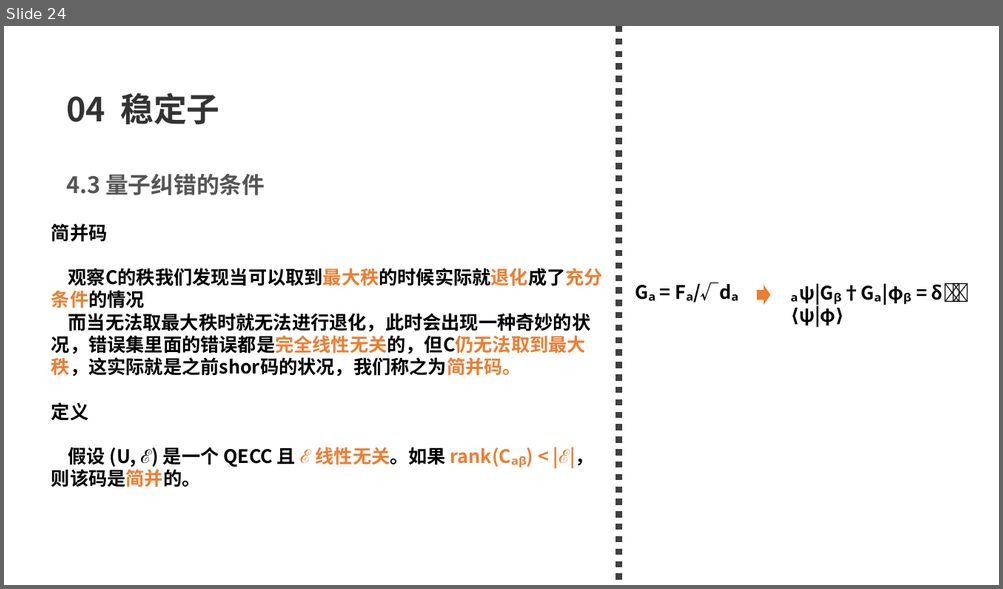
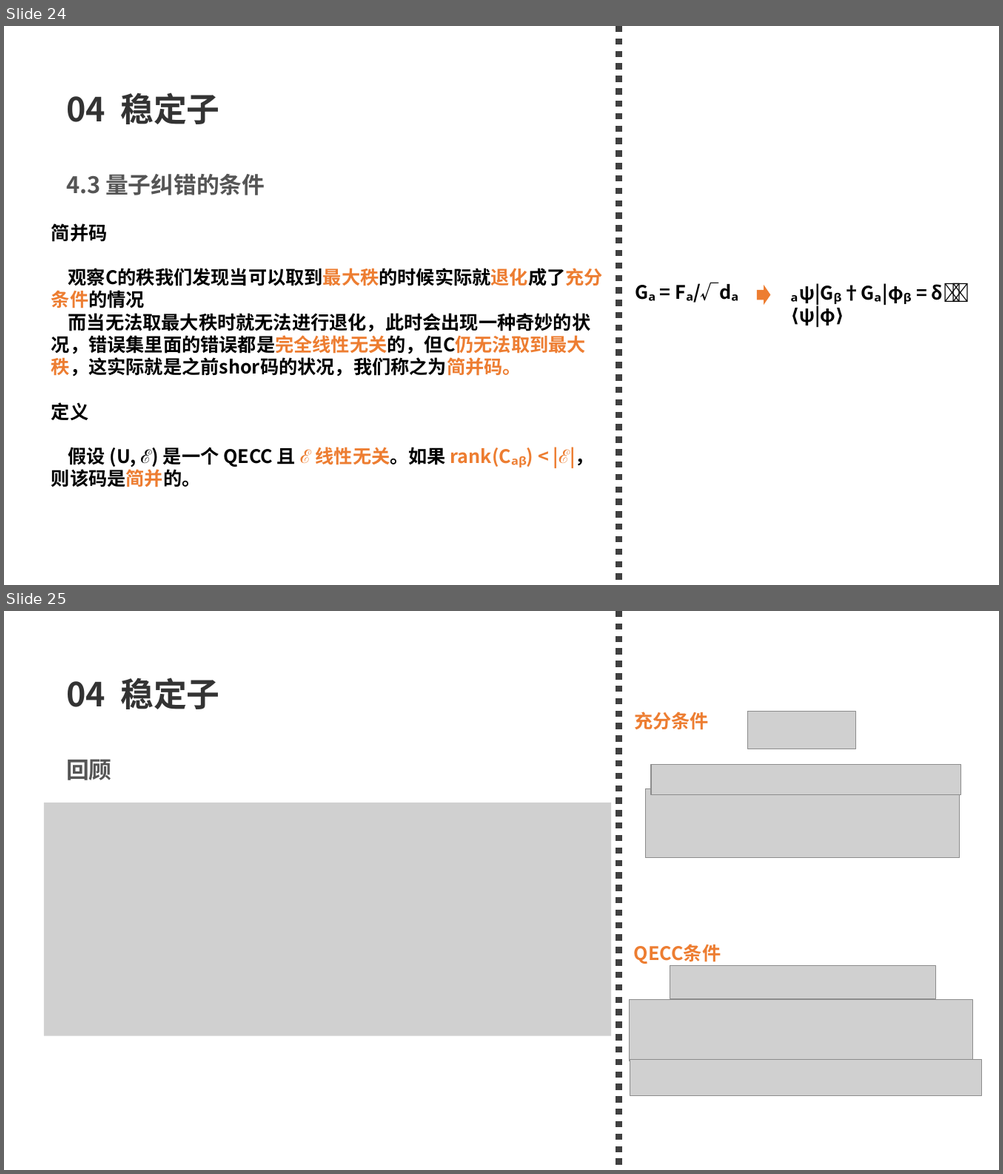
Before and after one commit to 77-223255/LM_QEC, a slide deck: what_i_learn/2026_量子纠错导论.pptx. Shown one above the other, each under a label of ours: slide 24 before the commit, slides 24 and 25 after it. The pictures are 1003x589 and 1003x1174 pixels, drawn with LibreOffice and Linux fonts; fonts in the diff are those of the drawing; grey boxes stand for pictures. Boxes give left, top, right and bottom in pixels: in the first picture for what was removed or moved away, otherwise in the second. Text is boxed around its words. In the diff, an @@ line names an element or a change of style, - is before the commit and + after.

```diff
--- a/what_i_learn/2026_量子纠错导论.pptx
+++ b/what_i_learn/2026_量子纠错导论.pptx
@@ slide 25 added at (4,611,999,1170), background #FFFFFF @@
@@ line added from (619, 611) to (619, 1170), #404040 6 pt dashed @@
@@ text added at (66,678,219,709), 32 pt, text #333333, bold @@
+04 稳定子
@@ text added at (634,712,708,730), 18 pt, text #ED7D31, bold @@
+充分条件
@@ picture added at (748,711,855,749) @@
@@ text added at (66,759,111,780), 22 pt, text #555555, bold @@
+回顾
@@ picture added at (651,765,962,795) @@
@@ picture added at (44,803,612,1037) @@
@@ picture added at (645,789,959,859) @@
@@ text added at (634,944,720,964), 18 pt, text #ED7D31, bold @@
+QECC条件
@@ picture added at (670,966,936,999) @@
@@ picture added at (629,1000,973,1062) @@
@@ picture added at (630,1060,982,1096) @@
```
Also in this commit, not shown: 2 slides changed, 5 other slides added, 9 slides removed, 2 other files.
